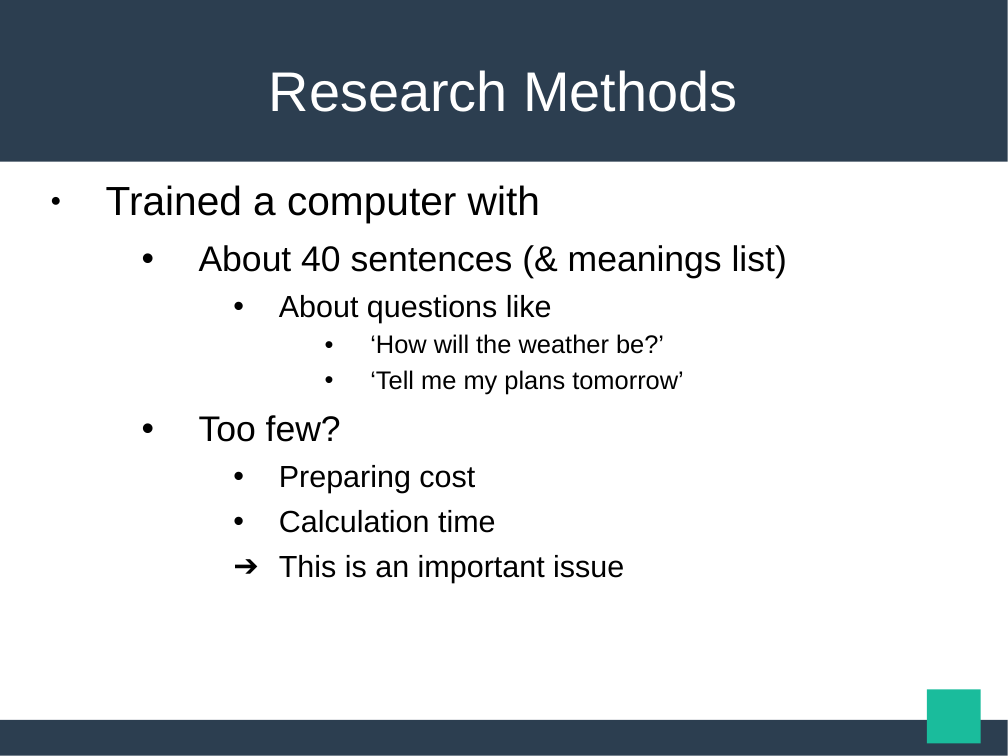
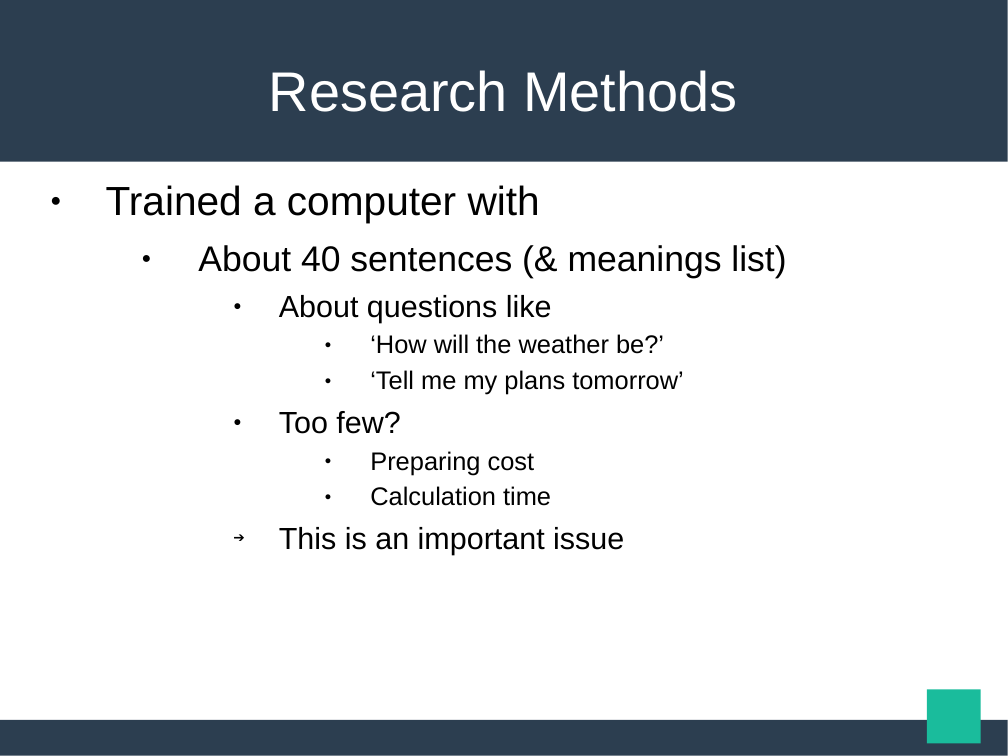
Before and after one commit to maekawatoshiki/neural-machine-translation-demo, a slide deck: slide 14 of NY_slide.ppt. Drawn at 1008x756 pixels with LibreOffice and Linux fonts; fonts in the diff are those of the drawing. Boxes give left, top, right and bottom in pixels: in the first picture for what was removed or moved away, otherwise in the second. Text is boxed around its words. In the diff, an @@ line names an element or a change of style, - is before the commit and + after.

```diff
--- a/NY_slide.ppt
+++ b/NY_slide.ppt
@@ text "Trained a computer with" at [106,185,786,555]: size 28 to 24 pt in "Too few?"; size 24 to 20 pt in "Preparing cost", "Calculation time"; indent changed; bullet • to ●; list level 2 to 3 in "Too few?"; list level 3 to 4 in "Preparing cost"; list level 3 to 4 in "Calculation time" @@
```
Also in this commit, not shown: 11 other slides changed, 5 other files.
